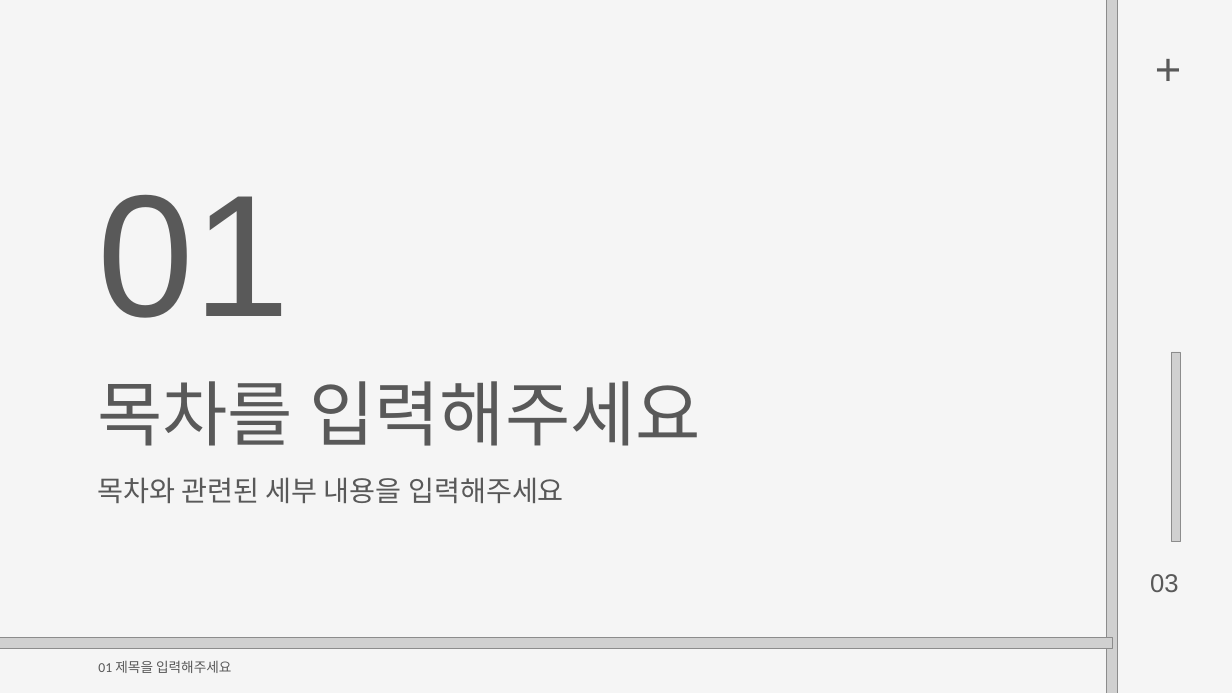
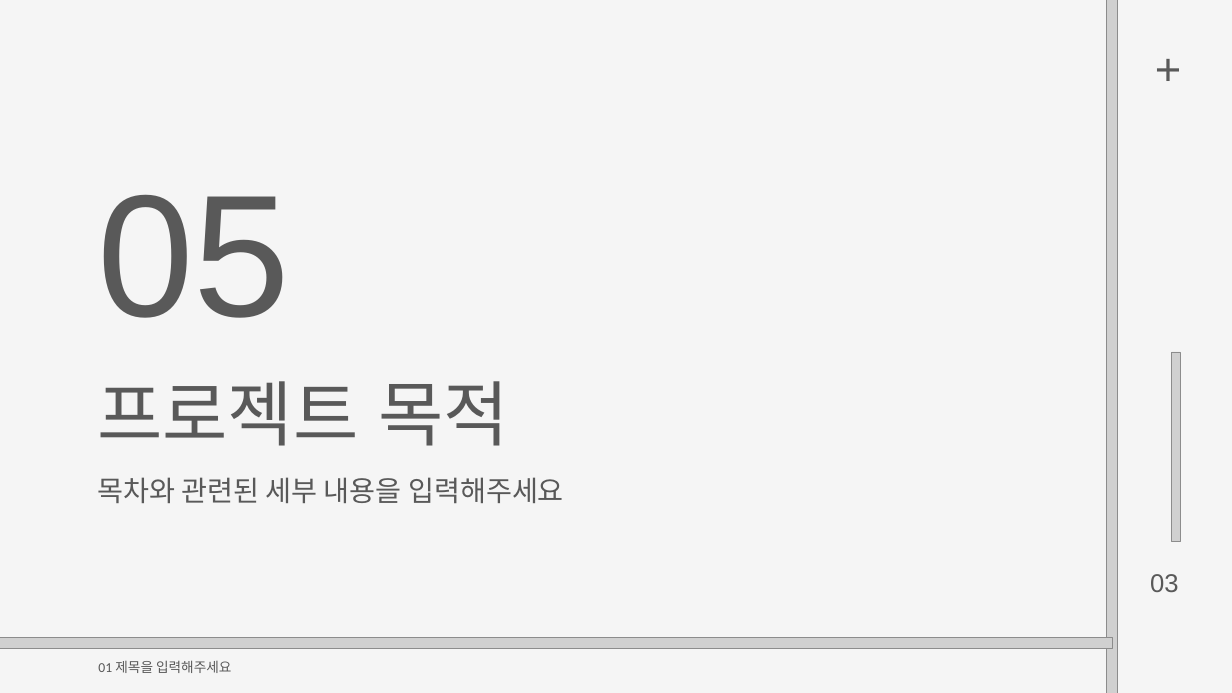
Before and after one commit to byungmeo/CockFit, a slide deck: slide 16 of Documents/팀프로젝트1_7조(방구석낭만)_제안서발표자료.pptx (slide 3 before the commit). Drawn at 1232x693 pixels with LibreOffice and Linux fonts; fonts in the diff are those of the drawing; grey boxes stand for pictures. Boxes give left, top, right and bottom in pixels: in the first picture for what was removed or moved away, otherwise in the second. Text is boxed around its words. In the diff, an @@ line names an element or a change of style, - is before the commit and + after.

```diff
--- a/Documents/팀프로젝트1_7조(방구석낭만)_제안서발표자료.pptx
+++ b/Documents/팀프로젝트1_7조(방구석낭만)_제안서발표자료.pptx
@@ text at box(97, 195, 290, 318): text changed @@
-01
+05
@@ text at box(97, 381, 509, 446): text changed @@
-목차를 입력해주세요
+프로젝트 목적
```
Also in this commit, not shown: 3 other slides changed, 29 slides added, 9 slides removed, 3 other files.
